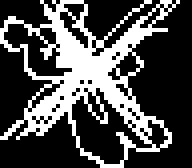
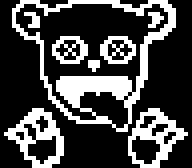
The second 192x168 image is a revision of the first. Changes to its layers:
added layer "Grizzard0-0.png copy" above "Grizzard0-0.png" over left=0, top=0, right=188, bottom=168
